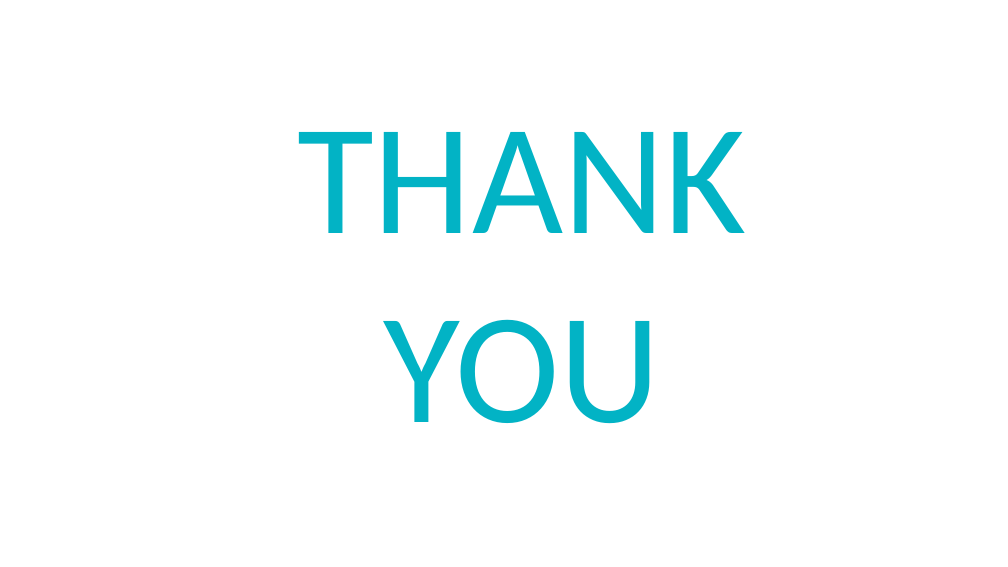
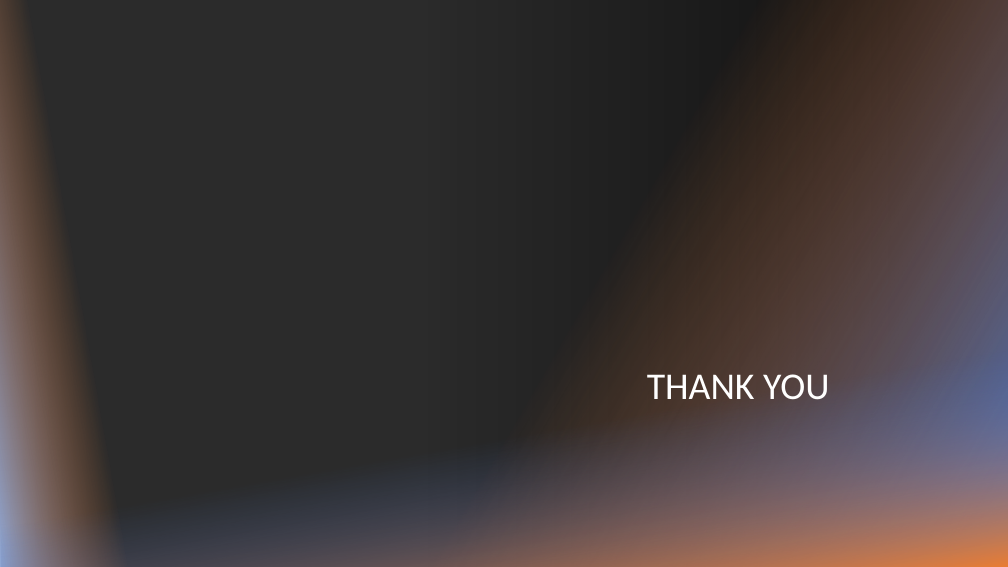
Before and after one commit to frances22-cloud/Soil-Fertility-Analysis, a slide deck: slide 7 of ppt.pptx (slide 16 before the commit). Drawn at 1008x567 pixels with LibreOffice and Linux fonts; fonts in the diff are those of the drawing; background and template pictures are left out; a plain dark background stands for a picture behind light text. Boxes give left, top, right and bottom in pixels: in the first picture for what was removed or moved away, otherwise in the second. Text is boxed around its words. In the diff, an @@ line names an element or a change of style, - is before the commit and + after.

```diff
--- a/ppt.pptx
+++ b/ppt.pptx
@@ rectangle added at (x1=0, y1=0, x2=200, y2=567), fill gradient #8FAADC to #ED7D31 @@
@@ rectangle added at (x1=427, y1=0, x2=1008, y2=567), fill gradient #000000 @@
@@ rectangle added at (x1=432, y1=0, x2=1008, y2=567), fill gradient #4472C4 to #ED7D31 @@
@@ text "THANK YOU" moved from (x1=297, y1=132, x2=746, y2=423) to (x1=647, y1=374, x2=829, y2=400) @@
@@ text "THANK YOU" at (x1=647, y1=374, x2=829, y2=400): size 150 to 36 pt, text colour #02B3C5 to #FFFFFF; alignment centre to left; line spacing 1 to 0.9; more space between paragraphs; vertical alignment top to bottom @@
@@ rectangle added at (x1=2, y1=333, x2=1008, y2=567), fill gradient #ED7D31 to #4472C4 @@
```
Also in this commit, not shown: 2 other slides changed, 3 slides added, 12 slides removed, 24 other files.
